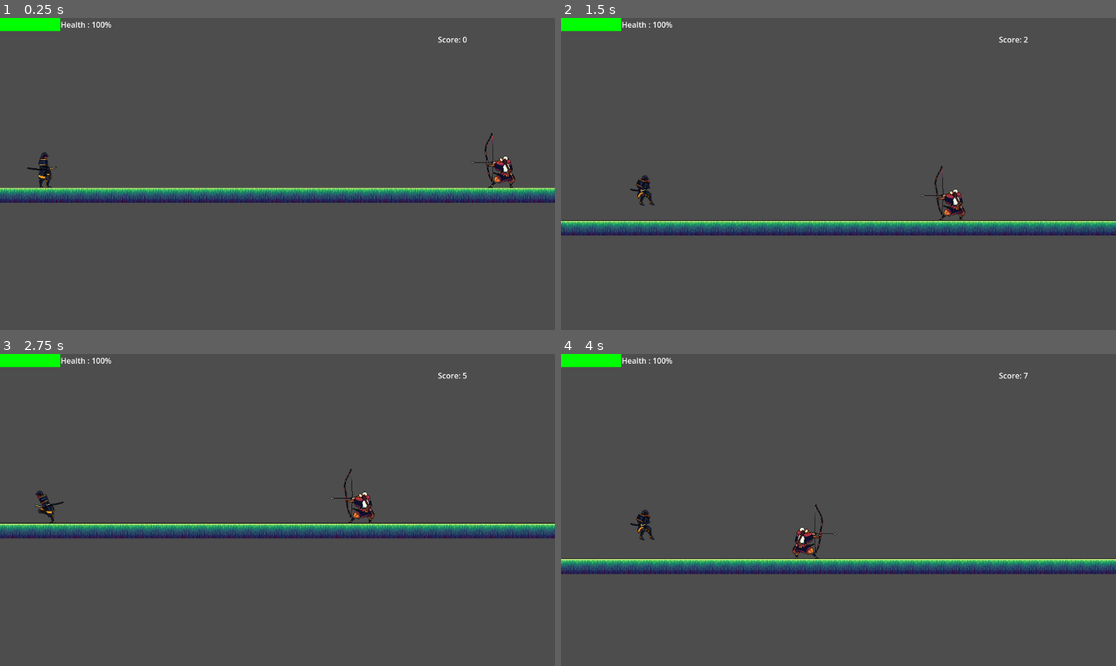
Above: before the commit, frames 1-4 (two rows, left to right).
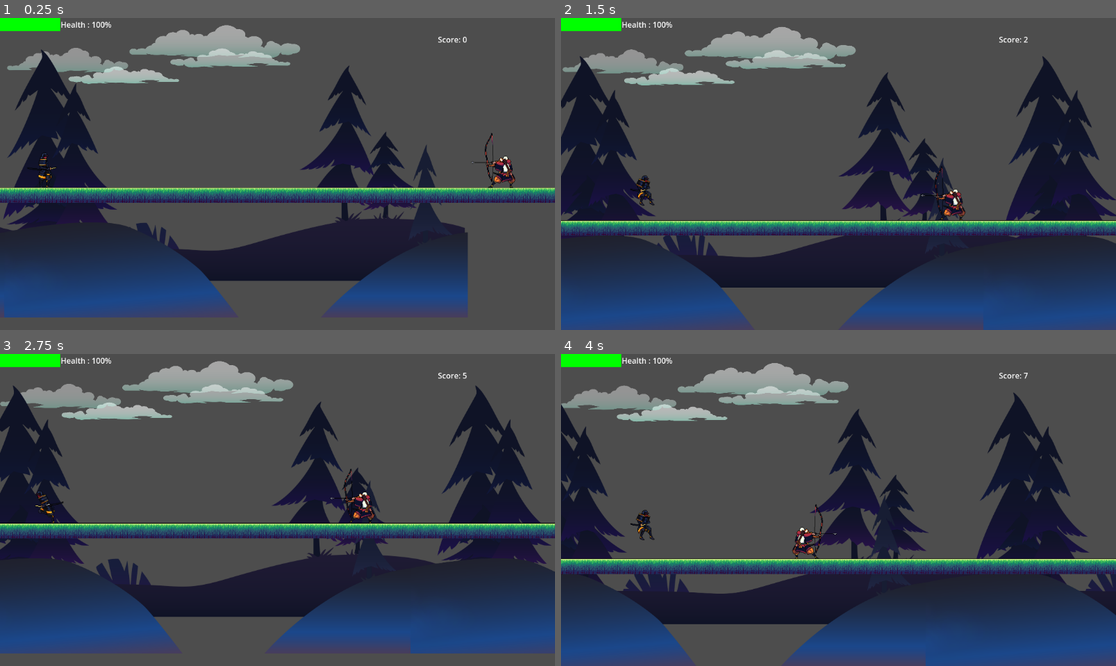
Above: after the commit, the same moments.

Repository: LapaGameDevStudio/PetitNinjaRunner
Game: Godot game, scene res://Main.tscn
The game is run twice, just before and just after one commit, with the same random seed, the same clock (stepped at 60 frames per second) and the same inputs.
Inputs:
- Up to frame 1 (0.25 s): no input
- Up to frame 2 (1.5 s): tap Enter (ui_accept) at 0.5, 0.77 s; hold Right (ui_right) from 0.53 s (still down)
- Up to frame 3 (2.75 s): tap Enter (ui_accept) at 1.52 s; release Right (ui_right) at 2.03 s; hold Left (ui_left) from 2.03 s (still down)
- Up to frame 4 (4 s): release Left (ui_left) at 2.78 s; hold Right (ui_right) from 2.78 s (still down); tap Enter (ui_accept) at 3.02, 3.77 s

The runs differ from the first frame. In frame 1, 33% of the frame differs, in the area x 0-85%, y 2-96%; in frame 2, 43%, in the area x 0-100%, y 2-100%; in frame 3, 42%; in frame 4, 41%.

Commit message:
issue16 - add paralax background

Diff:
--- a/Main.tscn
+++ b/Main.tscn
@@ -1,20 +1,23 @@
-[gd_scene load_steps=55 format=3 uid="uid://ylhuny8rcjou"]
+[gd_scene load_steps=58 format=3 uid="uid://ylhuny8rcjou"]
 
 [ext_resource type="Script" uid="uid://cb56fhvev7ydq" path="res://player.gd" id="1_r0du0"]
 [ext_resource type="Script" uid="uid://boosyb3tjdh6" path="res://main.gd" id="1_trn2v"]
-[ext_resource type="AudioStream" uid="uid://cj30vd233jb3r" path="res://Assets/Sounds/jump sound/cartoon-jump-6462.mp3" id="4_03owx"]
-[ext_resource type="Texture2D" uid="uid://cuqgbkqgm41pc" path="res://Assets/Sprites/Player/Samurai/Dead.png" id="4_20pc6"]
-[ext_resource type="Texture2D" uid="uid://chmlucltd8hnc" path="res://Assets/Sprites/Player/Samurai/Idle.png" id="4_wkp8b"]
-[ext_resource type="Texture2D" uid="uid://dgsq0xbhr1kwt" path="res://Assets/Sprites/Player/Samurai/Run.png" id="5_20pc6"]
-[ext_resource type="Texture2D" uid="uid://e1rt8vfgx41a" path="res://Assets/Sprites/Player/Samurai/Jump.png" id="6_5vvyt"]
-[ext_resource type="Texture2D" uid="uid://dcyq283hvmqsx" path="res://Assets/Sprites/TileSet/1 Tiles/Tile_01.png" id="8_c2ibq"]
-[ext_resource type="AudioStream" uid="uid://74y4kwg82jb5" path="res://Assets/Sounds/GameOver_Sound/080047_lose_funny_retro_video-game-80925.mp3" id="9_03owx"]
-[ext_resource type="AudioStream" uid="uid://c1hwx75tgqn3a" path="res://Assets/Sounds/Hurt/ough-47202.mp3" id="9_fpfj3"]
-[ext_resource type="Texture2D" uid="uid://b4y2s1io7oxnn" path="res://Assets/Sprites/TileSet/1 Tiles/Tile_02.png" id="9_j4qnp"]
-[ext_resource type="Texture2D" uid="uid://di4cmymjytcqx" path="res://Assets/Sprites/TileSet/1 Tiles/Tile_42.png" id="10_fpfj3"]
+[ext_resource type="Texture2D" uid="uid://d2rm5ddvlxtuf" path="res://Assets/Sprites/BackGround/game_background_1/layers/clouds_2.png" id="2_sc1dx"]
+[ext_resource type="Texture2D" uid="uid://cjm42tujrf273" path="res://Assets/Sprites/BackGround/game_background_3/layers/ground_3.png" id="3_5tuhn"]
+[ext_resource type="Texture2D" uid="uid://hqe823quandt" path="res://Assets/Sprites/BackGround/game_background_3/layers/ground_1.png" id="4_2gh4u"]
+[ext_resource type="AudioStream" uid="uid://ntggrxf157tr" path="res://Assets/Sounds/jump sound/cartoon-jump-6462.mp3" id="4_03owx"]
+[ext_resource type="Texture2D" uid="uid://bej76oq3v6pa7" path="res://Assets/Sprites/Player/Samurai/Dead.png" id="4_20pc6"]
+[ext_resource type="Texture2D" uid="uid://clpnjpfj1qij7" path="res://Assets/Sprites/Player/Samurai/Idle.png" id="4_wkp8b"]
+[ext_resource type="Texture2D" uid="uid://5d8oxqs72i0o" path="res://Assets/Sprites/Player/Samurai/Run.png" id="5_20pc6"]
+[ext_resource type="Texture2D" uid="uid://rvya6fsrapid" path="res://Assets/Sprites/Player/Samurai/Jump.png" id="6_5vvyt"]
+[ext_resource type="Texture2D" uid="uid://cy0tav7aw23c6" path="res://Assets/Sprites/TileSet/1 Tiles/Tile_01.png" id="8_c2ibq"]
+[ext_resource type="AudioStream" uid="uid://dvfujhir2q6gt" path="res://Assets/Sounds/GameOver_Sound/080047_lose_funny_retro_video-game-80925.mp3" id="9_03owx"]
+[ext_resource type="AudioStream" uid="uid://d38y0fi24ynfw" path="res://Assets/Sounds/Hurt/ough-47202.mp3" id="9_fpfj3"]
+[ext_resource type="Texture2D" uid="uid://drwlham2hl1u7" path="res://Assets/Sprites/TileSet/1 Tiles/Tile_02.png" id="9_j4qnp"]
+[ext_resource type="Texture2D" uid="uid://bx0k8rikmb3hk" path="res://Assets/Sprites/TileSet/1 Tiles/Tile_42.png" id="10_fpfj3"]
 [ext_resource type="Script" uid="uid://b753x4kfttdfm" path="res://camera_2d.gd" id="10_sc1dx"]
-[ext_resource type="Texture2D" uid="uid://csbajrl2km4ox" path="res://Assets/Sprites/TileSet/1 Tiles/Tile_50.png" id="11_j4qnp"]
-[ext_resource type="AudioStream" uid="uid://dpceraqoja61m" path="res://Assets/Sounds/Background/background-music-for-mobile-casual-video-game-short-8-bit-music-164703.ogg" id="13_c2ibq"]
+[ext_resource type="Texture2D" uid="uid://btr0ebjkogu2l" path="res://Assets/Sprites/TileSet/1 Tiles/Tile_50.png" id="11_j4qnp"]
+[ext_resource type="AudioStream" uid="uid://bop1780hr5a10" path="res://Assets/Sounds/Background/background-music-for-mobile-casual-video-game-short-8-bit-music-164703.ogg" id="13_c2ibq"]
 [ext_resource type="PackedScene" uid="uid://d2h5i6nibvp" path="res://ninja_enemy.tscn" id="14_c2ibq"]
 
 [sub_resource type="RectangleShape2D" id="RectangleShape2D_uu6xs"]
@@ -305,6 +308,36 @@
 position = Vector2(553, 292)
 script = ExtResource("1_trn2v")
 
+[node name="ParallaxBackground" type="ParallaxBackground" parent="."]
+
+[node name="SkyLayer" type="ParallaxLayer" parent="ParallaxBackground"]
+motion_scale = Vector2(0.05, 0.05)
+
+[node name="Sprite2D" type="Sprite2D" parent="ParallaxBackground/SkyLayer"]
+scale = Vector2(0.33125, 0.242593)
+texture = ExtResource("2_sc1dx")
+centered = false
+
+[node name="ParallaxLayer2" type="ParallaxLayer" parent="ParallaxBackground"]
+motion_scale = Vector2(0.2, 0.2)
+motion_mirroring = Vector2(960, 0)
+
+[node name="Sprite2D" type="Sprite2D" parent="ParallaxBackground/ParallaxLayer2"]
+scale = Vector2(0.5, 0.5)
+texture = ExtResource("3_5tuhn")
+centered = false
+
+[node name="ParallaxLayer3" type="ParallaxLayer" parent="ParallaxBackground"]
+motion_scale = Vector2(0.4, 0.4)
+motion_mirroring = Vector2(960, 0)
+
+[node name="Sprite2D" type="Sprite2D" parent="ParallaxBackground/ParallaxLayer3"]
+scale = Vector2(0.5, 0.5)
+texture = ExtResource("4_2gh4u")
+centered = false
+region_enabled = true
+region_rect = Rect2(3.40967, -140.401, 1924.36, 1220.49)
+
 [node name="Player" type="CharacterBody2D" parent="."]
 script = ExtResource("1_r0du0")
 
Binary file added: Assets/Sprites/BackGround/game_background_1/game_background_1.png
Binary file added: Assets/Sprites/BackGround/game_background_1/game_background_1_parallax.png
Binary file added: Assets/Sprites/BackGround/game_background_1/layers/clouds_1.png
Binary file added: Assets/Sprites/BackGround/game_background_1/layers/clouds_2.png
Binary file added: Assets/Sprites/BackGround/game_background_1/layers/clouds_3.png
Binary file added: Assets/Sprites/BackGround/game_background_1/layers/clouds_4.png
Binary file added: Assets/Sprites/BackGround/game_background_1/layers/rocks_1.png
Binary file added: Assets/Sprites/BackGround/game_background_1/layers/rocks_2.png
Binary file added: Assets/Sprites/BackGround/game_background_1/layers/sky.png
Binary file added: Assets/Sprites/BackGround/game_background_2/game_background_2.png
Binary file added: Assets/Sprites/BackGround/game_background_2/layers/birds.png
Binary file added: Assets/Sprites/BackGround/game_background_2/layers/clouds_1.png
(and 23 more such lines)
